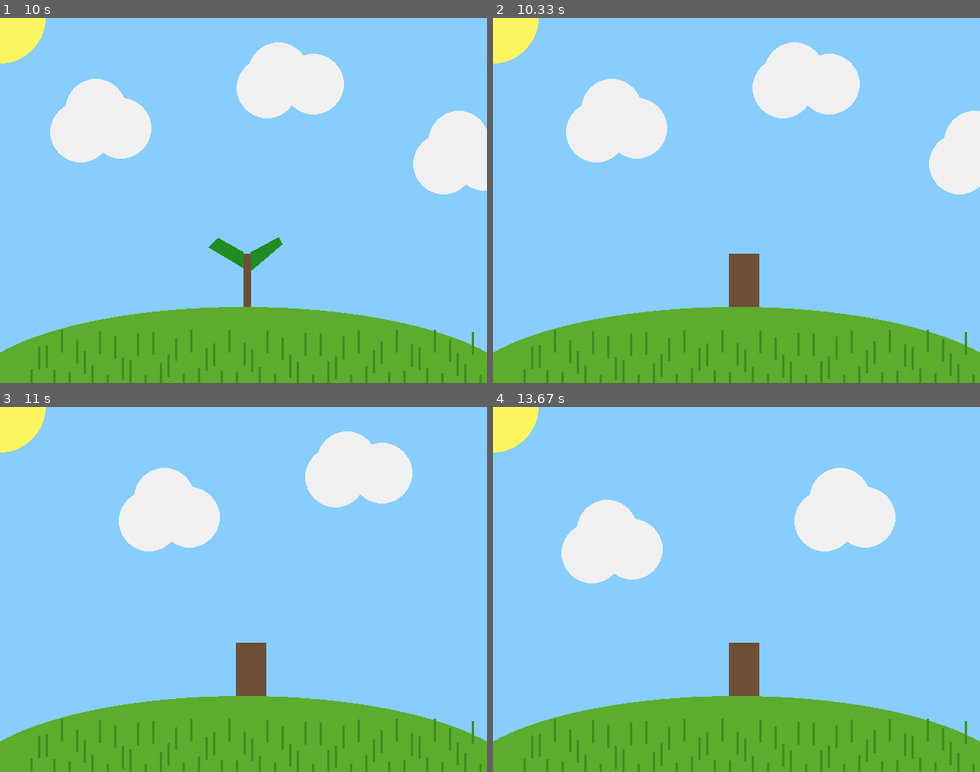
Above: before the commit, frames 1-4 (two rows, left to right).
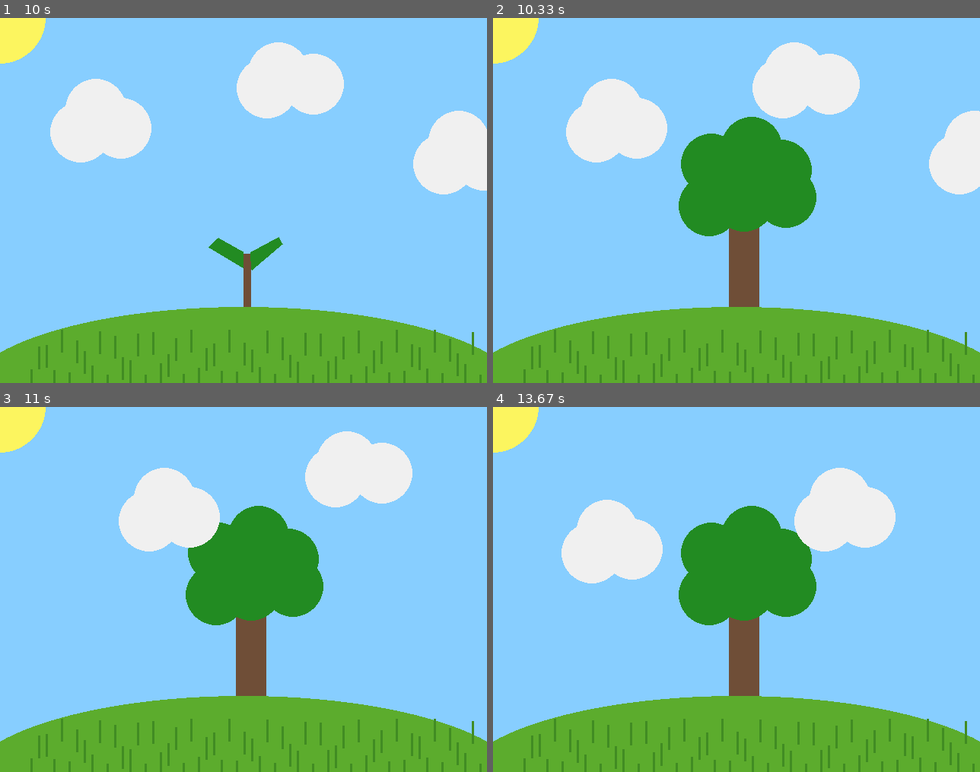
Above: after the commit, the same moments.

Repository: strcodingax/ics-classwork
Game: pygame game, started from Pygame/landscape.py
Two runs of this game, one before a commit and one after it. Both use one fixed random seed, a clock stepped at 60 frames per second and the inputs below.
Inputs (mouse positions are in pixels of both pictures, inside the frame that each line leads up to):
- Up to frame 1 (10 s): click (243, 200) at 0.38 s
- Up to frame 2 (10.33 s): no input
- Up to frame 3 (11 s): no input
- Up to frame 4 (13.67 s): no input

Frame 1 is identical in both runs. In frame 2, 7.4% of the frame differs, in the area x 38-67%, y 27-65%; in frame 3, 7.2%; in frame 4, 7.4%.

Commit message:
Finished up landscape.py for the most part

Diff:
--- a/Pygame/landscape.py
+++ b/Pygame/landscape.py
@@ -40,8 +40,8 @@
     for event in pygame.event.get():
         if event.type == pygame.QUIT:
             running = False
-        elif event.type == pygame.MOUSEBUTTONDOWN:
-            print(event.pos)
+        #elif event.type == pygame.MOUSEBUTTONDOWN:
+            #print(event.pos)
 
     # GAME STATE UPDATES
     # All game math and comparisons happen here
@@ -75,20 +75,32 @@
     sapling_bark_color = ( 111 , 78 , 55 )
     sapling_leaves_color = ( 34 , 139 , 34 )
 
+    if frames_passed < 300: # Checks if less than 300 frames (10 seconds) have passed
 
+        # Trunk
+        pygame.draw.rect(screen , sapling_bark_color , (WIDTH // 2 , 310 , 10 , 70))
 
-    if frames_passed < 300:
-        pygame.draw.rect(screen , sapling_bark_color , (WIDTH // 2 , 310 , 10 , 70))
+        # Leaves
         pygame.draw.polygon(screen , sapling_leaves_color , (sapling_leaf_right))
         pygame.draw.polygon(screen , sapling_leaves_color , (sapling_leaf_left))
 
     # Tree (Fully grown)
 
-    if frames_passed >= 300:
-        sapling_bark_color = ( 111 , 78 , 55 )
-        sapling_leaves_color = ( 34 , 139 , 34 )
+    if frames_passed >= 300: # Checks if 300 frames (10 seconds) or more have passed
+        tree_bark_color = ( 111 , 78 , 55 )
+        tree_leaves_color = ( 34 , 139 , 34 )
 
-        pygame.draw.rect(screen , sapling_bark_color , (WIDTH // 2 - 10 , 310 , 40 , 300))
+        # Trunk
+        pygame.draw.rect(screen , sapling_bark_color , (WIDTH // 2 - 10 , 270 , 40 , 130))
+
+        # Leaves
+        pygame.draw.circle(screen, tree_leaves_color , (284 , 247), 40)
+        pygame.draw.circle(screen, tree_leaves_color , (287 , 192), 40)
+        pygame.draw.circle(screen, tree_leaves_color , (340 , 170), 40)
+        pygame.draw.circle(screen, tree_leaves_color , (379 , 200), 40)
+        pygame.draw.circle(screen, tree_leaves_color , (385 , 236), 40)
+        pygame.draw.circle(screen, tree_leaves_color , (330 , 241), 40)
+
 
     # Cloud 1
     cloud_color = (240,240,240)
